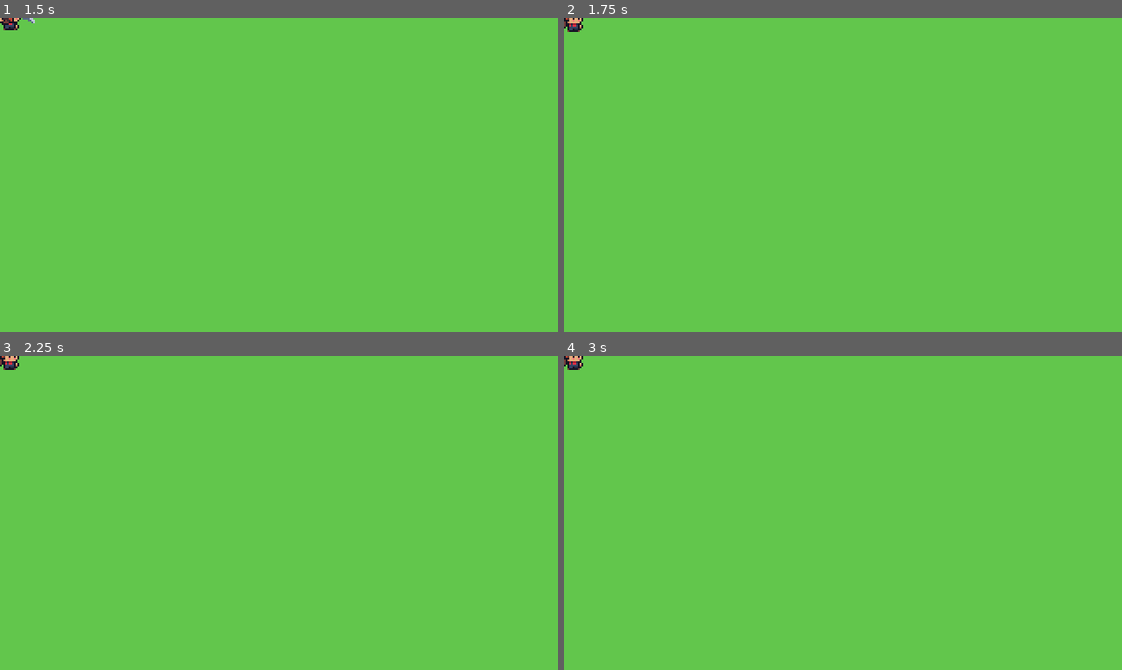
Above: before the commit, frames 1-4 (two rows, left to right).
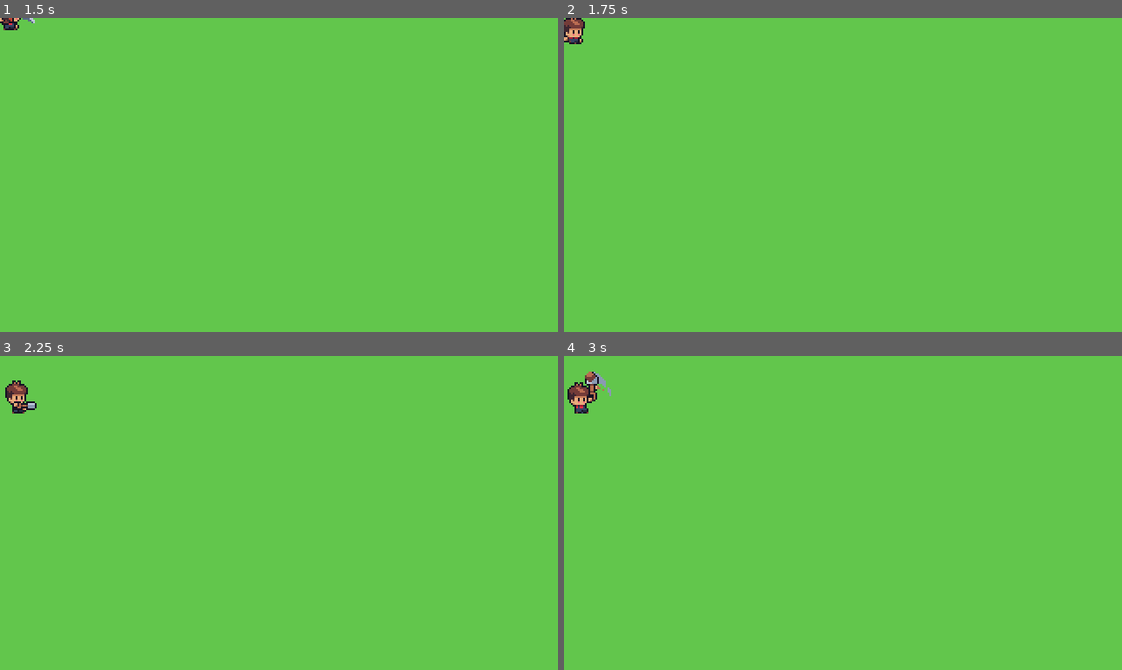
Above: after the commit, the same moments.

Repository: Bandeiraa/Farm-World
Game: Godot game, scene res://scenes/management/level.tscn
The game is run twice, just before and just after one commit, with the same random seed, the same clock (stepped at 60 frames per second) and the same inputs. Before the commit the project has no main scene; this scene is started directly in both runs.
Inputs:
- Up to frame 1 (1.5 s): tap Enter at 0.5 s; hold Right (ui_right) 0.53-1.28 s; tap A (attacking) at 0.6 s; tap W (axe) at 0.8, 1.35 s; hold Down (ui_down) from 1.28 s (still down)
- Up to frame 2 (1.75 s): keep holding Down (ui_down); tap Q (dig) at 1.55 s
- Up to frame 3 (2.25 s): release Down (ui_down) at 2.03 s; hold Right (ui_right) from 2.03 s (still down); tap Q (dig) at 2.1 s
- Up to frame 4 (3 s): tap E (mining) at 2.3, 2.85 s; release Right (ui_right) at 2.78 s; hold Up (ui_up) from 2.78 s (still down)

Frame 1 is identical in both runs. In frame 2, 0.3% of the frame differs, in the area x 0-4%, y 0-9%; in frame 3, 0.5%; in frame 4, 0.7%, in the area x 0-9%, y 0-19%.

Commit message:
Actions state bugfix

Diff:
--- a/project.godot
+++ b/project.godot
@@ -9,7 +9,7 @@
 config_version=4
 
 _global_script_classes=[ {
-"base": "Node2D",
+"base": "KinematicBody2D",
 "class": "CharacterBase",
 "language": "GDScript",
 "path": "res://scripts/character/character_base.gd"
@@ -27,6 +27,7 @@
 [application]
 
 config/name="Farm World"
+run/main_scene="res://scenes/management/level.tscn"
 config/icon="res://icon.png"
 
 [autoload]
--- a/scripts/character/character_base.gd
+++ b/scripts/character/character_base.gd
@@ -44,20 +44,35 @@
 func action() -> void:
 	if not on_action:
 		if Input.is_action_just_pressed("attacking") and not is_attacking:
-			is_attacking = true
-			tool_timer.start(1.0)
+			action_state("Attacking", 1.0)
 
-		if Input.is_action_just_pressed("dig") and not is_digging:
-			is_digging = true
-			tool_timer.start(1.3)
+		elif Input.is_action_just_pressed("dig") and not is_digging:
+			action_state("Digging", 1.3)
 
 		elif Input.is_action_just_pressed("axe") and not is_axing:
-			is_axing = true
-			tool_timer.start(1.0)
+			action_state("Axing", 1.0)
 
 		elif Input.is_action_just_pressed("mining") and not is_mining:
+			action_state("Mining", 1.0)
+
+
+func action_state(state: String, state_time: float) -> void:
+	tool_timer.start(state_time)
+	match state:
+		"Attacking":
+			is_attacking = true
+
+		"Digging":
+			is_digging = true
+
+		"Axing":
+			is_axing = true
+
+		"Mining":
 			is_mining = true
-			tool_timer.start(1.0)
+
+	on_action = true
+	set_physics_process(false)
 
 
 func on_tool_timer_timeout() -> void:
--- a/scripts/character/character_body.gd
+++ b/scripts/character/character_body.gd
@@ -74,8 +74,6 @@
 
 
 func action_behavior() -> void:
-	character.on_action = true
-	character.set_physics_process(false)
 	if character.is_attacking:
 		change_sprite("attack")
 
